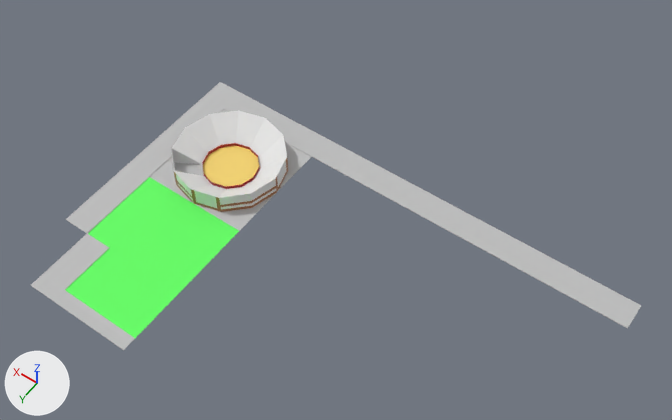
Two versions of the Blender file assets/buildings/bullfighting_arena.blend, one commit apart.
Rendered twice from a 50 mm camera at (-122.4, 121.1, 197.5) aimed at (-39.0, 4.3, 14.0). Every picture has the same lights, and +X, +Y and +Z are marked at lower left. The picture after the commit comes second. Objects named as collision shapes, trigger or cutter boxes, shadow casters or lower levels of detail are left out.
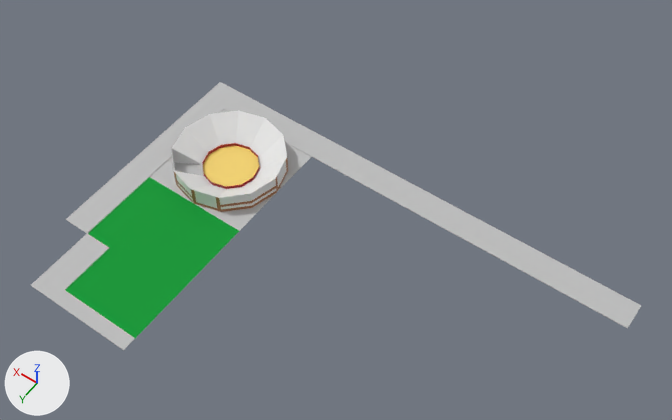
Pixel boxes (x1, y1, x2, y2) of what changed, in the pictures (672 x 420 px):
'Circle', recoloured (darker)
    both: (63, 172, 242, 341)

The change in detail:
Material 'Grass' (mat_grass) changes colour from green #66ff66 to green #009933; in linear values from (0.133, 1.0, 0.133) to (0.0, 0.319, 0.0331).
